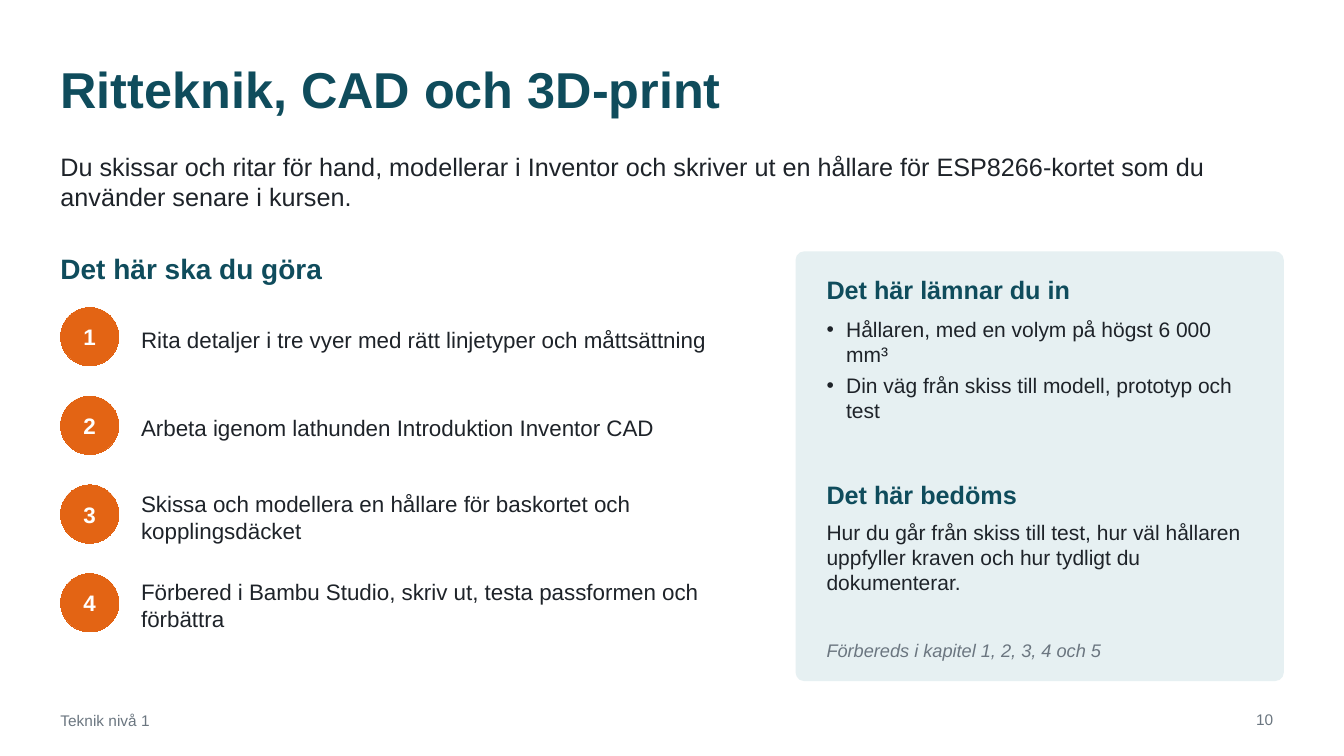
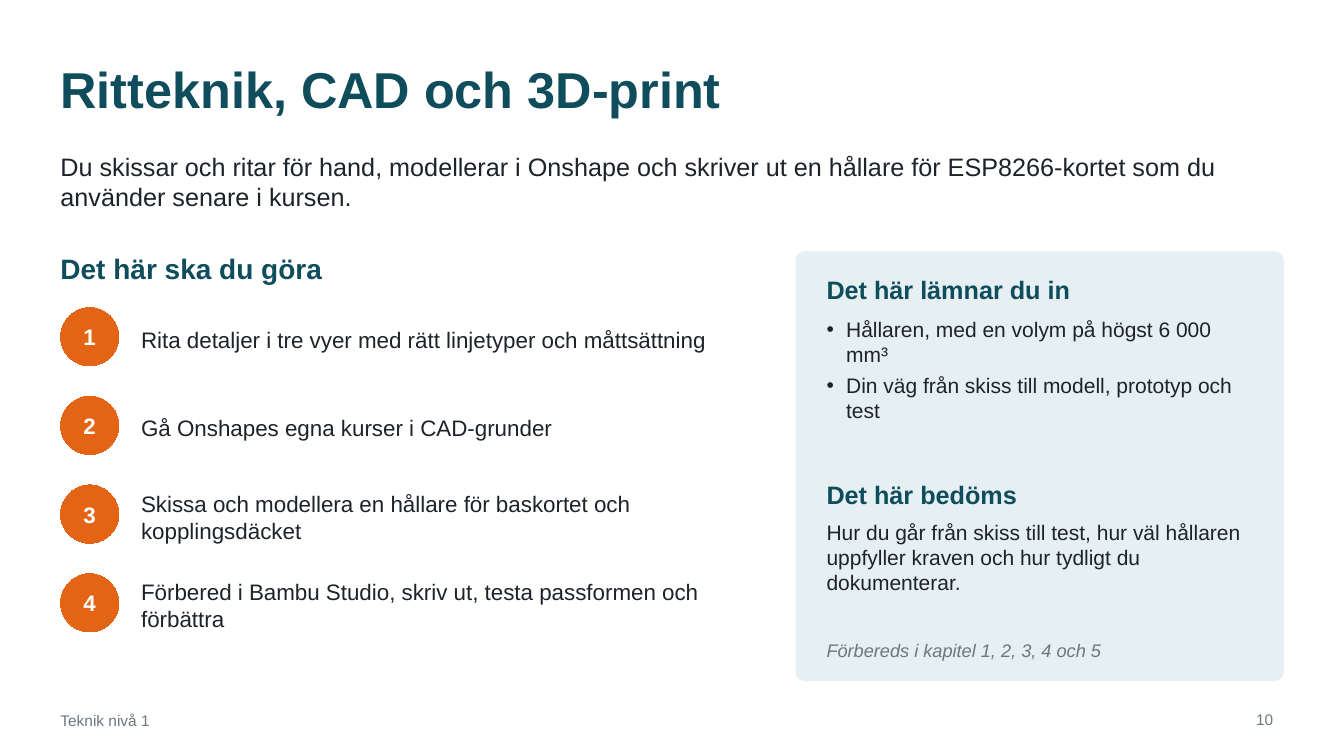
Before and after one commit to abbindustrigymnasium/teknik1, a slide deck: slide 10 of Teknik 1 - Kurspresentation.pptx. Drawn at 1344x756 pixels with LibreOffice and Linux fonts; fonts in the diff are those of the drawing. Boxes give left, top, right and bottom in pixels: in the first picture for what was removed or moved away, otherwise in the second. Text is boxed around its words. In the diff, an @@ line names an element or a change of style, - is before the commit and + after.

```diff
--- a/Teknik 1 - Kurspresentation.pptx
+++ b/Teknik 1 - Kurspresentation.pptx
@@ text at [60, 156, 1215, 207]: text changed @@
-Du skissar och ritar för hand, modellerar i Inventor och skriver ut en hållare för ESP8266-kortet som du använder senare i kursen.
+Du skissar och ritar för hand, modellerar i Onshape och skriver ut en hållare för ESP8266-kortet som du använder senare i kursen.
@@ text at [141, 419, 552, 441]: text changed @@
-Arbeta igenom lathunden Introduktion Inventor CAD
+Gå Onshapes egna kurser i CAD-grunder
```
Also in this commit, not shown: 4 other slides changed, 16 other files.
